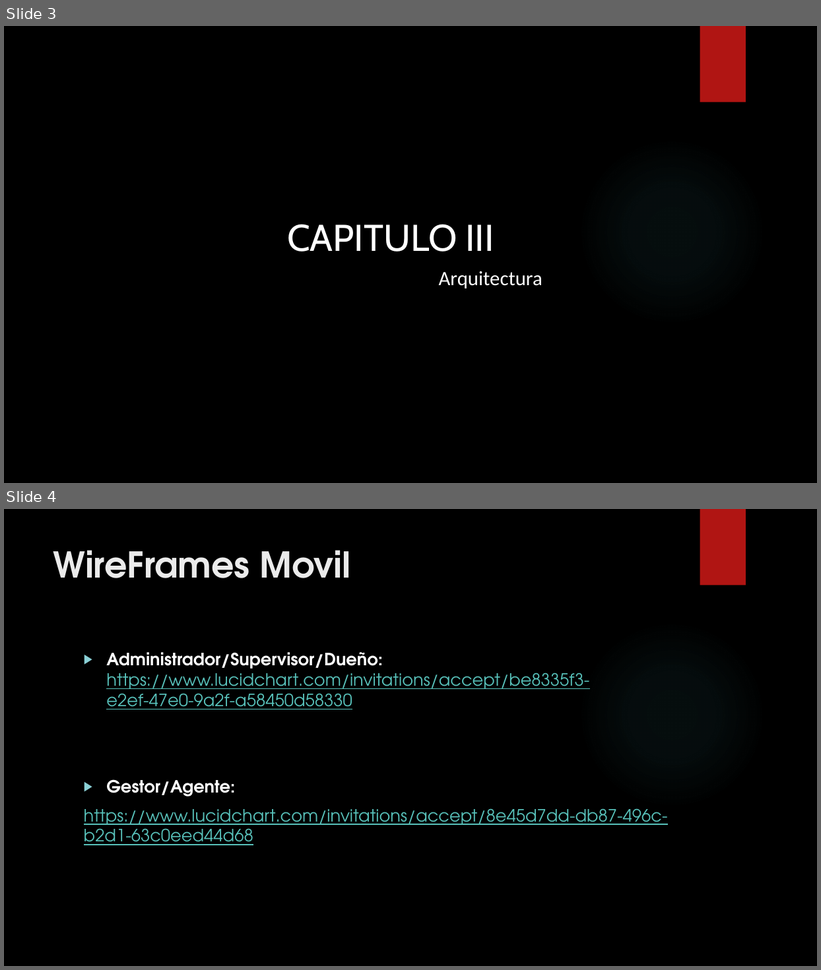
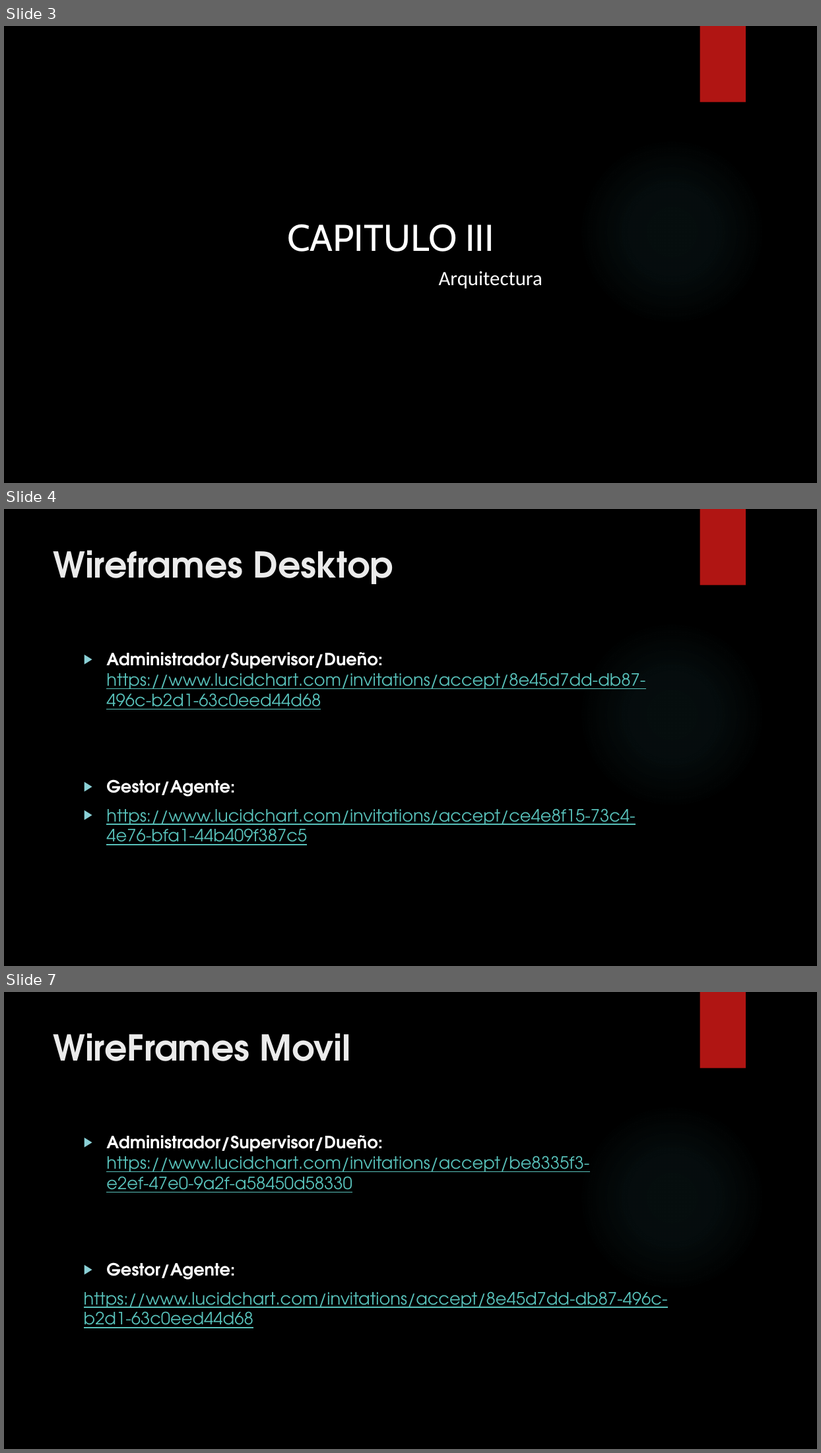
Before and after one commit to ThiaG020/coinsoft, a slide deck: CAP III.pptx. Shown one above the other, each under a label of ours: slides 3 and 4 before the commit, slides 3, 4 and 7 after it; the slides between them are not shown. The pictures are 821x970 and 821x1453 pixels, drawn with LibreOffice and Linux fonts; fonts in the diff are those of the drawing; background and template pictures are left out. Boxes give left, top, right and bottom in pixels: in the first picture for what was removed or moved away, otherwise in the second. Text is boxed around its words. In the diff, an @@ line names an element or a change of style, - is before the commit and + after.

```diff
--- a/CAP III.pptx
+++ b/CAP III.pptx
@@ slide 4 added at (x1=4, y1=509, x2=817, y2=966), background picture (left out); not listed: 2 template elements that a slide beside it also shows @@
@@ title added at (x1=54, y1=550, x2=393, y2=584), 42 pt, text #EBEBEB, bold @@
+Wireframes Desktop
@@ text added at (x1=106, y1=652, x2=646, y2=846), 20 pt, text #58C1BA, underline @@
+▶ Administrador/Supervisor/Dueño: https://www.lucidchart.com/invitations/accept/8e45d7dd-db87-496c-b2d1-63c0eed44d68
+▶ Gestor/Agente:
+▶ https://www.lucidchart.com/invitations/accept/ce4e8f15-73c4-4e76-bfa1-44b409f387c5
@@ what was slide 4 is now slide 7 @@
```
Also in this commit, not shown: 2 other slides added.
